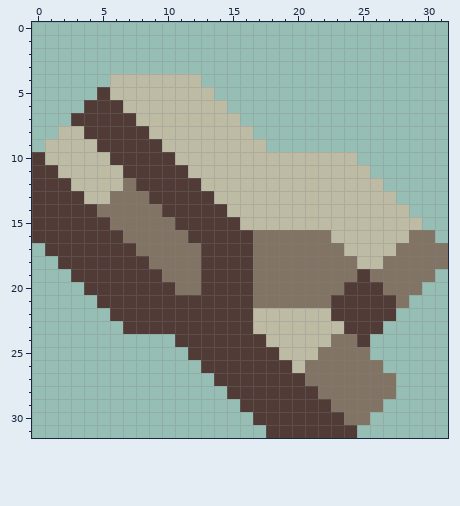
File history of a pixel-art sprite, sprites/items/nickel.png. Above, as it was before the edit.
The file is 32x32 pixels.
After the commit:
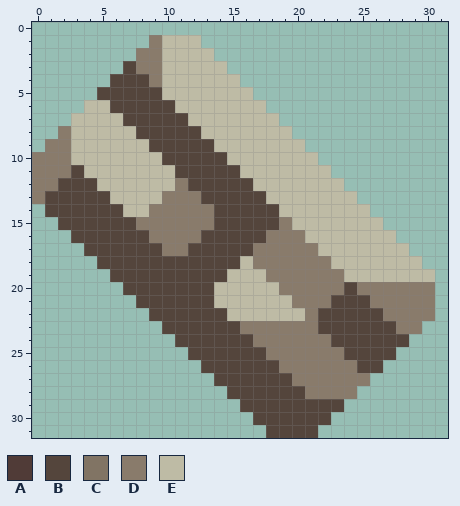
Palette (. is transparent): A #503b37  B #54453c  C #817464  D #897b6b  E #bebba5
From old to new:
y 1: x 9..12 .... -> DEEE
y 2: x 8..13 ...... -> DDEEEE
y 3: x 7..14 ........ -> BDDEEEEE
y 4: x 6..9 EEEE -> BBBD; x 13..15 ... -> EEE
y 5: x 5..9 AEEEE -> BBBBB; x 14..16 ... -> EEE
y 6: x 4..10 AAAEEEE -> EEBBBBB; x 15..17 ... -> EEE
y 7: x 3..11 AAAAAEEEE -> EEEEBBBBB; x 16..18 ... -> EEE
y 8: x 2 E -> D; x 4..12 AAAAAEEEE -> EEEEBBBBB; x 17..19 ... -> EEE
y 9: x 1..2 EE -> DD; x 5..13 AAAAAEEEE -> EEEEBBBBB; x 18..20 ... -> EEE
y 10: x 0..2 AEE -> DDD; x 6..14 AAAAAEEEE -> EEEEBBBBB; x 22..24 EEE -> ...
y 11: x 0..3 AAEE -> DDDB; x 7..15 AAAAAEEEE -> EEEEBBBBB; x 23..25 EEE -> ...
y 12: x 0..4 AAAEE -> DDBBB; x 7..16 CAAAAAEEEE -> EEEEDBBBBB; x 24..26 EEE -> ...
y 13: x 0..17 AAAAEECCCAAAAAEEEE -> DBBBBBEEEEDDDBBBBB; x 25..27 EEE -> ...
y 14: x 0..18 AAAAACCCCCAAAAAEEEE -> .BBBBBBEEDDDDDBBBBB; x 26..28 EEE -> ...
y 15: x 0..19 AAAAAACCCCCAAAAAEEEE -> ..BBBBBBDDDDDDBBBBBD; x 27..29 EEE -> ...
y 16: x 0..22 AAAAAAACCCCCAAAAACCCCCC -> ...BBBBBBDDDDBBBBBDDDEE; x 28..30 ECC -> ...
y 17: x 1..23 AAAAAAACCCCCAAAACCCCCCC -> ...BBBBBBDDBBBBBDDDDDEE; x 28..31 CCCC -> E...
y 18: x 2..24 AAAAAAACCCCAAAACCCCCCCC -> ...BBBBBBBBBBBEDDDDDDEE; x 27..31 CCCCC -> EEE..
y 19: x 3..30 AAAAAAACCCAAAACCCCCCCCACCCCC -> ...BBBBBBBBBEEEDDDDDDEEEEEEE
y 20: x 4..30 AAAAAAACCAAAACCCCCCCAAACCC. -> ...BBBBBBBEEEEEDDDDDBDDDDDD
y 21: x 5..30 AAAAAAAAAAAACCCCCCAAAAAC.. -> ...BBBBBBEEEEEEDDDBBBDDDDD
y 22: x 6..16 AAAAAAAAAAA -> ...BBBBBBEE; x 21..30 EEAAAAA... -> DBBBBBDDDD
y 23: x 7..29 AAAAAAAAAAEEEEEEEAAA... -> ...BBBBBBDDDDDDBBBBBBDD
y 24: x 11..28 AAAAAAAEEEEECCA... -> BBBBBBDDDDDDBBBBBB
y 25: x 12..27 AAAAAAAEEECCCC.. -> BBBBBBDDDDDDBBBB
y 26: x 13..26 AAAAAAAECCCCCC -> BBBBBBDDDDDDBB
y 27: x 14..27 AAAAAAACCCCCCC -> BBBBBBDDDDDD..
y 28: x 15..27 AAAAAAACCCCCC -> BBBBBBDDDD...
y 29: x 16..26 AAAAAAACCCC -> BBBBBBBB...
y 30: x 17..25 AAAAAAACC -> BBBBBB...
y 31: x 18..24 AAAAAAA -> BBBB...
Pixel boxes of the changes (left, top, right, bottom) in both pictures:
changed: (32, 35, 448, 438)
